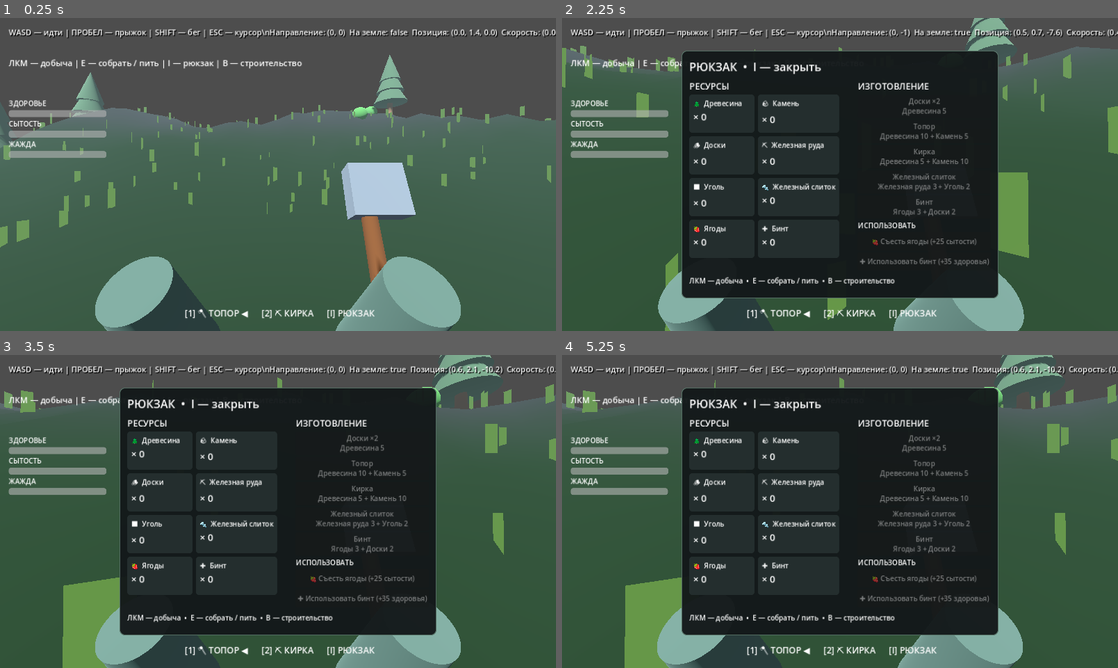
Above: before the commit, frames 1-4 (two rows, left to right).
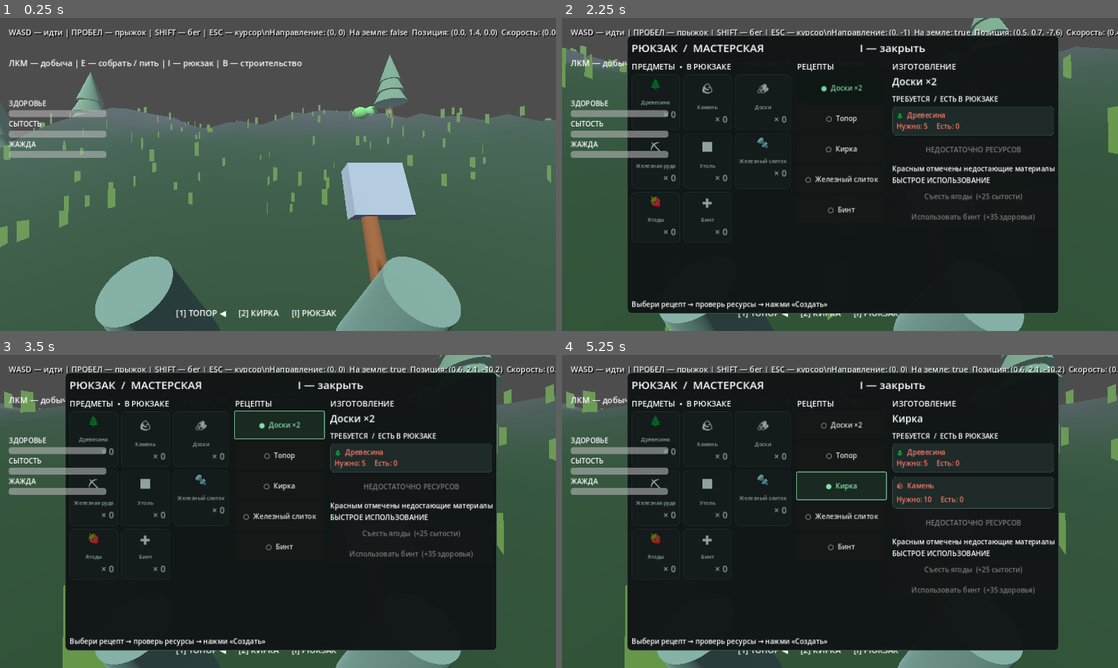
Above: after the commit, the same moments.

Repository: noval000/survival
Game: Godot game, scene res://scenes/Main.tscn
Same seed, same stepped clock (60 frames per second), same inputs: the game is played once before the commit and once after it.
Inputs (mouse positions are in pixels of both pictures, inside the frame that each line leads up to):
- Up to frame 1 (0.25 s): no input
- Up to frame 2 (2.25 s): tap Enter at 0.5 s; move the mouse to (867, 174) at 0.52 s; hold Shift (sprint) 0.53-1.28 s; hold W (move_forward) from 0.53 s (still down); click (867, 174) at 0.67 s; tap Space (jump) at 0.77, 1.52 s; move the mouse to (812, 174) at 1.27 s; tap E at 1.35 s; move the mouse to (851, 168) at 2.02 s; tap I at 2.1 s
- Up to frame 3 (3.5 s): release W (move_forward) at 2.75 s; click (278, 423) at 2.75 s, where only the run after the commit has a clickable "● Доски ×2"
- Up to frame 4 (5.25 s): click (840, 455) at 3.5 s, where only the run after the commit has a clickable "○ Топор"; click (840, 423) at 4.25 s, where only the run after the commit has a clickable "○ Доски ×2"; click (840, 486) at 5 s, where only the run after the commit has a clickable "○ Кирка"

The runs differ from the first frame. In frame 1, 0.5% of the frame differs, in the area x 31-68%, y 92-96%; in frame 2, 30%; in frame 3, 30%; in frame 4, 30%, in the area x 11-90%, y 5-96%.

Commit message:
Build slot-based Russian inventory and recipe detail panel showing required versus owned resources

Diff:
--- a/godot/scripts/InventoryUI.gd
+++ b/godot/scripts/InventoryUI.gd
@@ -26,106 +26,150 @@
 var panel: PanelContainer
 var hotbar_text: Label
 var item_labels: Dictionary = {}
+var item_slots: Dictionary = {}
 var recipe_buttons: Dictionary = {}
 var use_buttons: Dictionary = {}
+var recipe_list: VBoxContainer
+var selected_recipe := "plank"
+var recipe_name: Label
+var ingredient_list: VBoxContainer
+var craft_button: Button
+var recipe_status: Label
+
+func make_style(color: Color, border: Color = Color.TRANSPARENT) -> StyleBoxFlat:
+    var style := StyleBoxFlat.new()
+    style.bg_color = color
+    style.border_color = border
+    style.set_border_width_all(1)
+    style.set_corner_radius_all(10)
+    style.set_content_margin_all(10)
+    return style
 
 func _ready() -> void:
     layer = 10
     var root := Control.new()
+    add_child(root)
     root.set_anchors_and_offsets_preset(Control.PRESET_FULL_RECT)
     root.mouse_filter = Control.MOUSE_FILTER_IGNORE
-    add_child(root)
     hotbar_text = Label.new()
     hotbar_text.set_anchors_preset(Control.PRESET_CENTER_BOTTOM)
-    hotbar_text.position = Vector2(-215, -55)
-    hotbar_text.add_theme_font_size_override("font_size", 20)
+    hotbar_text.position = Vector2(-235, -55)
+    hotbar_text.add_theme_font_size_override("font_size", 19)
     root.add_child(hotbar_text)
     panel = PanelContainer.new()
     panel.set_anchors_preset(Control.PRESET_CENTER)
-    panel.position = Vector2(-365, -285)
-    panel.custom_minimum_size = Vector2(730, 570)
+    panel.position = Vector2(-490, -320)
+    panel.custom_minimum_size = Vector2(980, 640)
+    panel.add_theme_stylebox_override("panel", make_style(Color(0.065, 0.082, 0.085, 0.98), Color(0.3, 0.42, 0.38)))
     root.add_child(panel)
-    var style := StyleBoxFlat.new()
-    style.bg_color = Color(0.075, 0.095, 0.10, 0.96)
-    style.border_color = Color(0.33, 0.43, 0.39)
-    style.set_border_width_all(2)
-    style.set_corner_radius_all(12)
-    style.set_content_margin_all(18)
-    panel.add_theme_stylebox_override("panel", style)
-    var content := VBoxContainer.new()
-    content.add_theme_constant_override("separation", 12)
-    panel.add_child(content)
-    var heading := Label.new()
-    heading.text = "РЮКЗАК  •  I — закрыть"
-    heading.add_theme_font_size_override("font_size", 26)
-    content.add_child(heading)
+    var layout := VBoxContainer.new()
+    layout.add_theme_constant_override("separation", 12)
+    panel.add_child(layout)
+    var title := Label.new()
+    title.text = "РЮКЗАК  /  МАСТЕРСКАЯ                                  I — закрыть"
+    title.add_theme_font_size_override("font_size", 25)
+    layout.add_child(title)
     var columns := HBoxContainer.new()
-    columns.add_theme_constant_override("separation", 22)
-    content.add_child(columns)
-    var left := VBoxContainer.new()
-    left.size_flags_horizontal = Control.SIZE_EXPAND_FILL
-    columns.add_child(left)
-    var resource_title := Label.new()
-    resource_title.text = "РЕСУРСЫ"
-    resource_title.add_theme_font_size_override("font_size", 20)
-    left.add_child(resource_title)
-    var grid := GridContainer.new()
-    grid.columns = 2
-    grid.add_theme_constant_override("h_separation", 8)
-    grid.add_theme_constant_override("v_separation", 8)
-    left.add_child(grid)
+    columns.add_theme_constant_override("separation", 14)
+    columns.size_flags_vertical = Control.SIZE_EXPAND_FILL
+    layout.add_child(columns)
+    var bag := VBoxContainer.new()
+    bag.custom_minimum_size.x = 360
+    columns.add_child(bag)
+    var bag_title := Label.new()
+    bag_title.text = "ПРЕДМЕТЫ  •  В РЮКЗАКЕ"
+    bag_title.add_theme_font_size_override("font_size", 18)
+    bag.add_child(bag_title)
+    var slots := GridContainer.new()
+    slots.columns = 3
+    slots.add_theme_constant_override("h_separation", 7)
+    slots.add_theme_constant_override("v_separation", 7)
+    bag.add_child(slots)
     for kind in ITEMS:
-        var slot := PanelContainer.new()
-        slot.custom_minimum_size = Vector2(150, 88)
-        var slot_style := StyleBoxFlat.new()
-        slot_style.bg_color = Color(0.14, 0.18, 0.18)
-        slot_style.set_corner_radius_all(7)
-        slot_style.set_content_margin_all(9)
-        slot.add_theme_stylebox_override("panel", slot_style)
-        grid.add_child(slot)
-        var cell := VBoxContainer.new()
-        slot.add_child(cell)
-        var icon_label := Label.new()
-        icon_label.text = ITEMS[kind][1] + "  " + ITEMS[kind][0]
-        icon_label.add_theme_font_size_override("font_size", 16)
-        cell.add_child(icon_label)
+        var tile := PanelContainer.new()
+        tile.custom_minimum_size = Vector2(112, 112)
+        tile.add_theme_stylebox_override("panel", make_style(Color(0.13, 0.17, 0.17), Color(0.22, 0.31, 0.29)))
+        slots.add_child(tile)
+        var stack := VBoxContainer.new()
+        tile.add_child(stack)
+        var symbol := Label.new()
+        symbol.text = ITEMS[kind][1]
+        symbol.horizontal_alignment = HORIZONTAL_ALIGNMENT_CENTER
+        symbol.add_theme_font_size_override("font_size", 29)
+        stack.add_child(symbol)
+        var caption := Label.new()
+        caption.text = ITEMS[kind][0]
+        caption.horizontal_alignment = HORIZONTAL_ALIGNMENT_CENTER
+        caption.add_theme_font_size_override("font_size", 12)
+        stack.add_child(caption)
         var amount := Label.new()
-        amount.add_theme_font_size_override("font_size", 22)
-        cell.add_child(amount)
+        amount.horizontal_alignment = HORIZONTAL_ALIGNMENT_RIGHT
+        amount.add_theme_font_size_override("font_size", 20)
+        stack.add_child(amount)
         item_labels[kind] = amount
-    var right := VBoxContainer.new()
-    right.custom_minimum_size.x = 290
-    columns.add_child(right)
-    var crafting_title := Label.new()
-    crafting_title.text = "ИЗГОТОВЛЕНИЕ"
-    crafting_title.add_theme_font_size_override("font_size", 20)
-    right.add_child(crafting_title)
-    for recipe in RECIPES:
+        item_slots[kind] = tile
+    var catalog := VBoxContainer.new()
+    catalog.custom_minimum_size.x = 205
+    columns.add_child(catalog)
+    var catalog_title := Label.new()
+    catalog_title.text = "РЕЦЕПТЫ"
+    catalog_title.add_theme_font_size_override("font_size", 18)
+    catalog.add_child(catalog_title)
+    recipe_list = VBoxContainer.new()
+    recipe_list.add_theme_constant_override("separation", 8)
+    catalog.add_child(recipe_list)
+    for kind in RECIPES:
         var button := Button.new()
-        button.custom_minimum_size.y = 48
-        button.pressed.connect(_craft.bind(recipe))
-        right.add_child(button)
-        recipe_buttons[recipe] = button
-    var use_title := Label.new()
-    use_title.text = "ИСПОЛЬЗОВАТЬ"
-    right.add_child(use_title)
+        button.custom_minimum_size = Vector2(195, 62)
+        button.pressed.connect(select_recipe.bind(kind))
+        recipe_list.add_child(button)
+        recipe_buttons[kind] = button
+    var details := VBoxContainer.new()
+    details.custom_minimum_size.x = 320
+    details.size_flags_horizontal = Control.SIZE_EXPAND_FILL
+    columns.add_child(details)
+    var detail_title := Label.new()
+    detail_title.text = "ИЗГОТОВЛЕНИЕ"
+    detail_title.add_theme_font_size_override("font_size", 18)
+    details.add_child(detail_title)
+    recipe_name = Label.new()
+    recipe_name.add_theme_font_size_override("font_size", 23)
+    details.add_child(recipe_name)
+    var separator := HSeparator.new()
+    details.add_child(separator)
+    var needs := Label.new()
+    needs.text = "ТРЕБУЕТСЯ  /  ЕСТЬ В РЮКЗАКЕ"
+    details.add_child(needs)
+    ingredient_list = VBoxContainer.new()
+    ingredient_list.add_theme_constant_override("separation", 8)
+    details.add_child(ingredient_list)
+    craft_button = Button.new()
+    craft_button.custom_minimum_size.y = 56
+    craft_button.pressed.connect(func() -> void: craft_requested.emit(selected_recipe))
+    details.add_child(craft_button)
+    recipe_status = Label.new()
+    details.add_child(recipe_status)
+    var use_heading := Label.new()
+    use_heading.text = "БЫСТРОЕ ИСПОЛЬЗОВАНИЕ"
+    details.add_child(use_heading)
     for kind in ["berries", "bandage"]:
         var button := Button.new()
-        button.custom_minimum_size.y = 42
+        button.custom_minimum_size.y = 43
         button.pressed.connect(_consume.bind(kind))
-        right.add_child(button)
+        details.add_child(button)
         use_buttons[kind] = button
     var footer := Label.new()
-    footer.text = "ЛКМ — добыча  •  E — собрать / пить  •  B — строительство"
-    content.add_child(footer)
+    footer.text = "Выбери рецепт → проверь ресурсы → нажми «Создать»"
+    layout.add_child(footer)
     panel.visible = false
     refresh()
-
-func _craft(recipe: String) -> void:
-    craft_requested.emit(recipe)
 
 func _consume(kind: String) -> void:
     consumable_requested.emit(kind)
+
+func select_recipe(kind: String) -> void:
+    selected_recipe = kind
+    refresh()
 
 func toggle_inventory() -> bool:
     panel.visible = not panel.visible
@@ -144,24 +188,40 @@
 func refresh() -> void:
     if hotbar_text == null:
         return
-    hotbar_text.text = "[1] 🪓 ТОПОР%s      [2] ⛏ КИРКА%s      [I] РЮКЗАК" % [" ◀" if current_tool == "axe" else "", " ◀" if current_tool == "pickaxe" else ""]
+    hotbar_text.text = "[1] ТОПОР%s      [2] КИРКА%s      [I] РЮКЗАК" % [" ◀" if current_tool == "axe" else "", " ◀" if current_tool == "pickaxe" else ""]
     for kind in item_labels:
-        var label: Label = item_labels[kind]
-        label.text = "× %d" % int(inventory.get(kind, 0))
+        var count: int = int(inventory.get(kind, 0))
+        var amount: Label = item_labels[kind]
+        amount.text = "× %d" % count
+        var tile: PanelContainer = item_slots[kind]
+        tile.modulate = Color.WHITE if count > 0 else Color(0.57, 0.63, 0.62)
     for recipe in RECIPES:
         var info: Array = RECIPES[recipe]
-        var costs: Dictionary = info[1]
-        var available := true
-        var parts: Array[String] = []
-        for material in costs:
-            var count: int = int(costs[material])
-            parts.append("%s %d" % [ITEMS[material][0], count])
-            if int(inventory.get(material, 0)) < count:
-                available = false
         var button: Button = recipe_buttons[recipe]
-        button.text = "%s\n%s" % [info[0], " + ".join(parts)]
-        button.disabled = not available
-    use_buttons["berries"].text = "🍓 Съесть ягоды (+25 сытости)"
+        button.text = "%s  %s" % ["●" if recipe == selected_recipe else "○", info[0]]
+        button.modulate = Color(0.55, 0.93, 0.70) if recipe == selected_recipe else Color.WHITE
+    for child in ingredient_list.get_children():
+        child.queue_free()
+    var info: Array = RECIPES[selected_recipe]
+    recipe_name.text = info[0]
+    var costs: Dictionary = info[1]
+    var enough := true
+    for material in costs:
+        var required: int = int(costs[material])
+        var available: int = int(inventory.get(material, 0))
+        var good: bool = available >= required
+        enough = enough and good
+        var row := PanelContainer.new()
+        row.add_theme_stylebox_override("panel", make_style(Color(0.12, 0.17, 0.16)))
+        ingredient_list.add_child(row)
+        var label := Label.new()
+        label.text = "%s  %s\nНужно: %d     Есть: %d" % [ITEMS[material][1], ITEMS[material][0], required, available]
+        label.add_theme_color_override("font_color", Color(0.52, 0.95, 0.62) if good else Color(1.0, 0.48, 0.43))
+        row.add_child(label)
+    craft_button.text = "СОЗДАТЬ" if enough else "НЕДОСТАТОЧНО РЕСУРСОВ"
+    craft_button.disabled = not enough
+    recipe_status.text = "Все материалы собраны" if enough else "Красным отмечены недостающие материалы"
+    use_buttons["berries"].text = "Съесть ягоды  (+25 сытости)"
     use_buttons["berries"].disabled = int(inventory.get("berries", 0)) <= 0
-    use_buttons["bandage"].text = "✚ Использовать бинт (+35 здоровья)"
+    use_buttons["bandage"].text = "Использовать бинт  (+35 здоровья)"
     use_buttons["bandage"].disabled = int(inventory.get("bandage", 0)) <= 0
